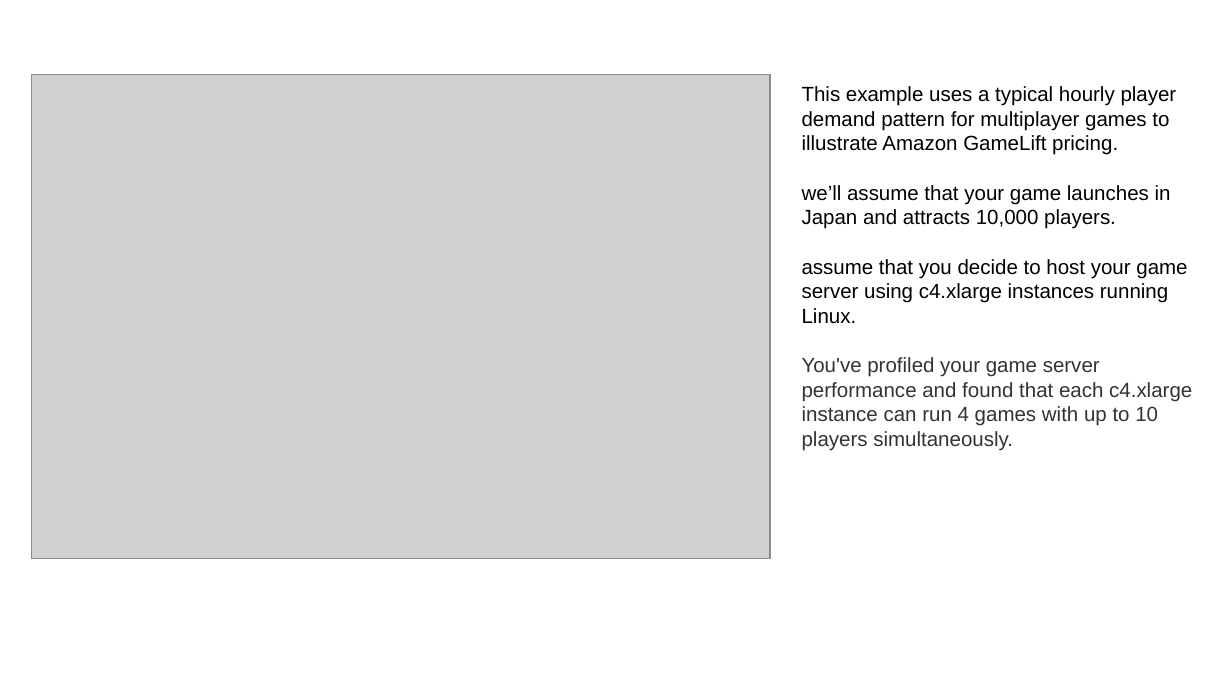
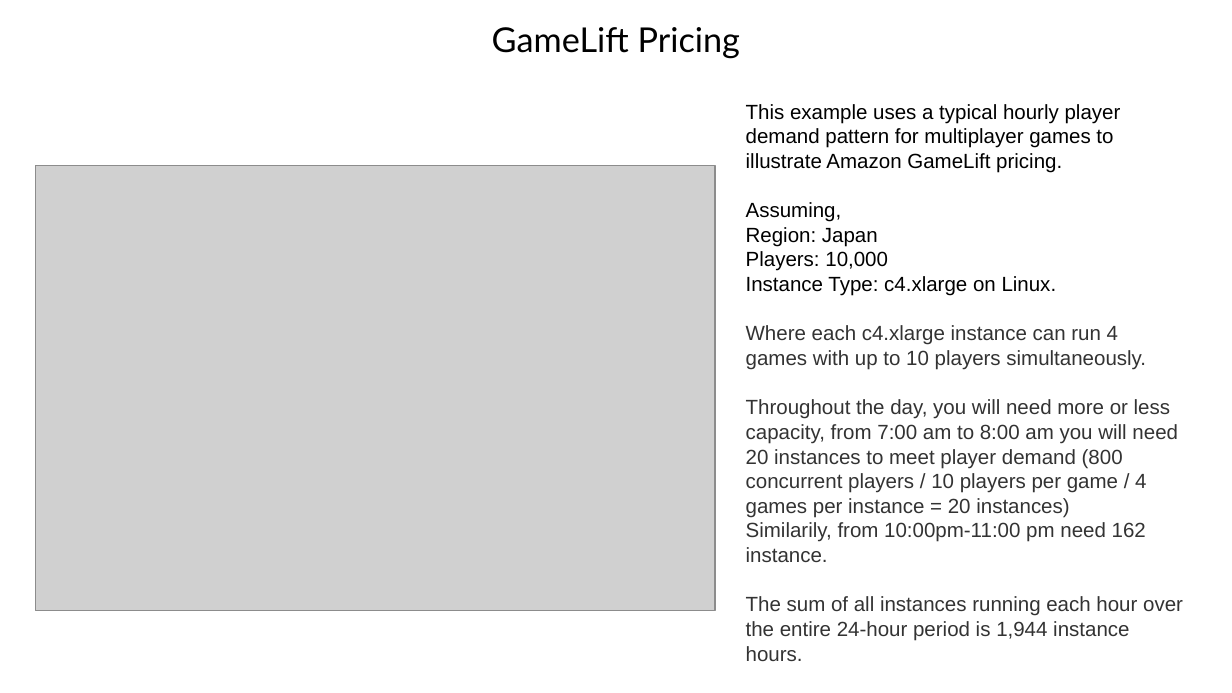
Before and after one commit to SaurabhYadav388/misc_works, a slide deck: slide 42 of Cloud_PPT/Knowledge Sharing PPT.pptx. Drawn at 1232x693 pixels with LibreOffice and Linux fonts; fonts in the diff are those of the drawing; grey boxes stand for pictures. Boxes give left, top, right and bottom in pixels: in the first picture for what was removed or moved away, otherwise in the second. Text is boxed around its words. In the diff, an @@ line names an element or a change of style, - is before the commit and + after.

```diff
--- a/Cloud_PPT/Knowledge Sharing PPT.pptx
+++ b/Cloud_PPT/Knowledge Sharing PPT.pptx
@@ text added at bbox=[492, 27, 740, 58], 20 pt, text #000000 @@
+GameLift Pricing
@@ text at bbox=[746, 104, 1183, 661]: text changed; text colour #000000 to #333333 @@
-This example uses a typical hourly player demand pattern for multiplayer games to illustrate Amazon GameLift pricing.
-we’ll assume that your game launches in Japan and attracts 10,000 players.
-assume that you decide to host your game server using c4.xlarge instances running Linux.
-You've profiled your game server performance and found that each c4.xlarge instance can run 4 games with up to 10 players simultaneously.
+This example uses a typical hourly player demand pattern for multiplayer games to illustrate Amazon GameLift pricing.
+Assuming,
+Region: Japan
+Players: 10,000
+Instance Type: c4.xlarge on Linux.
+Where each c4.xlarge instance can run 4 games with up to 10 players simultaneously.
+Throughout the day, you will need more or less capacity, from 7:00 am to 8:00 am you will need 20 instances to meet player demand (800 concurrent players / 10 players per game / 4 games per instance = 20 instances)
+Similarily, from 10:00pm-11:00 pm need 162 instance.
+The sum of all instances running each hour over the entire 24-hour period is 1,944 instance hours.
@@ picture: place and size @@
-picture at bbox=[31, 75, 770, 559]
+picture at bbox=[36, 165, 716, 610]
```
Also in this commit, not shown: 3 other slides changed, 1 slide added, 3 slides removed.
